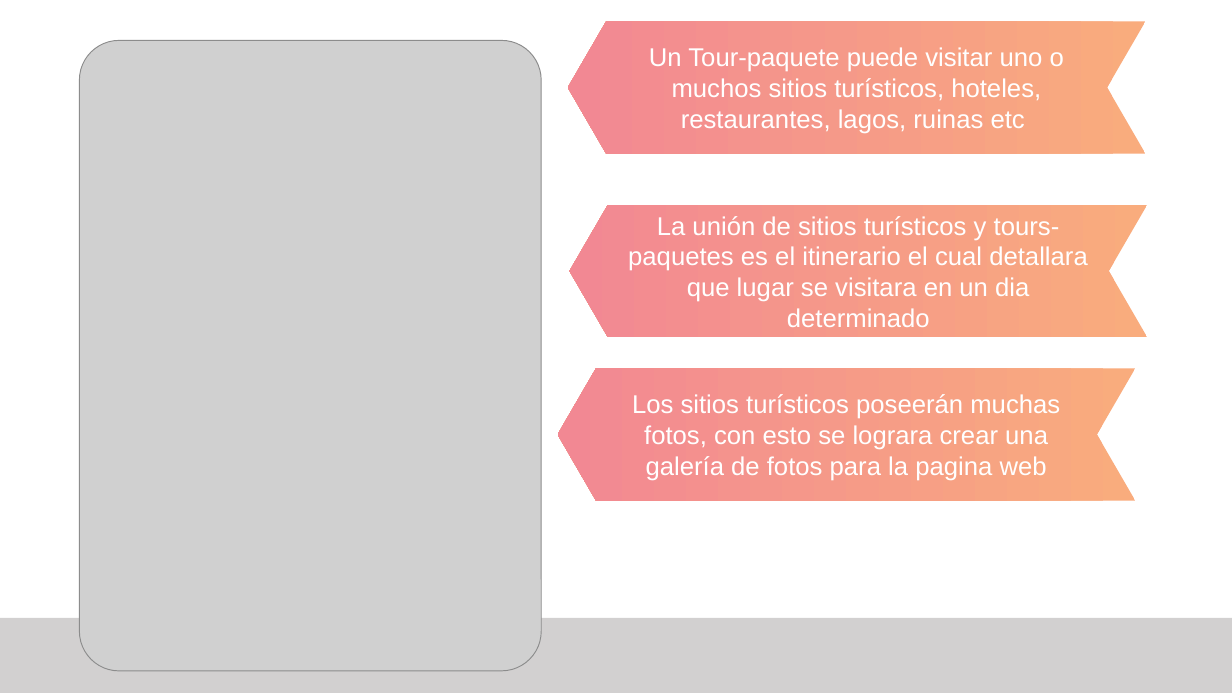
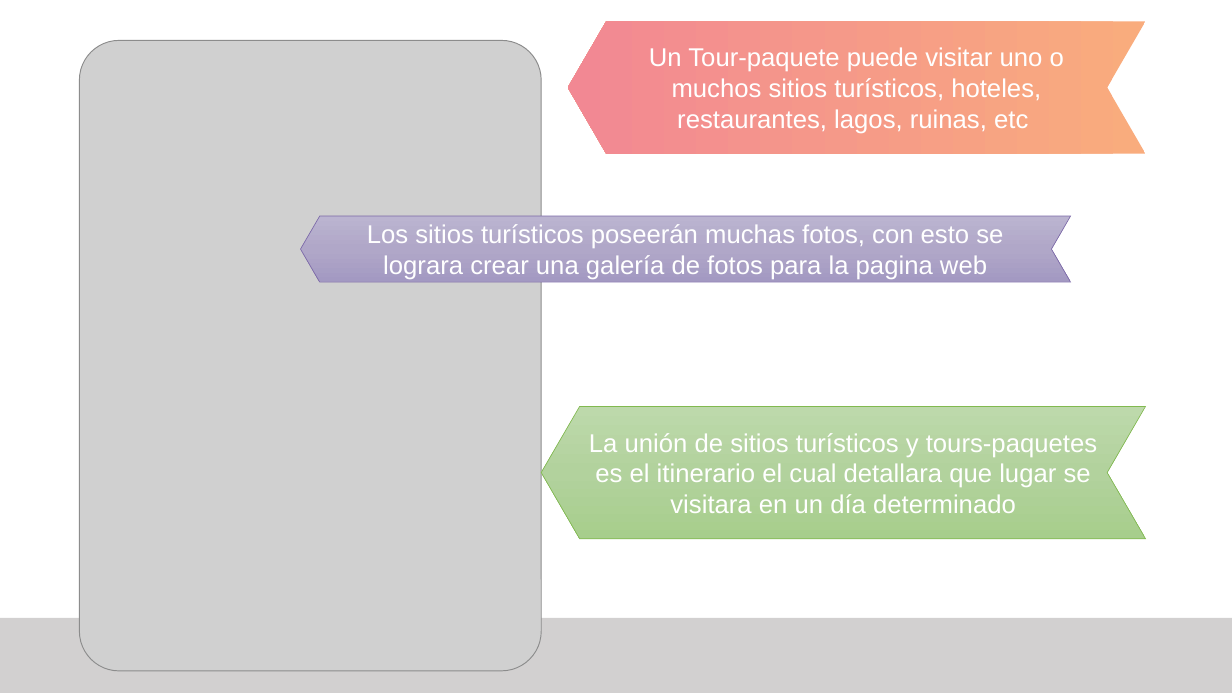
Before and after one commit to AbiPineda/SistemaAgencia, a slide deck: slide 10 of Documentacion/Base de Datos - Agencia de Viajes.pptx. Drawn at 1232x693 pixels with LibreOffice and Linux fonts; fonts in the diff are those of the drawing; grey boxes stand for pictures. Boxes give left, top, right and bottom in pixels: in the first picture for what was removed or moved away, otherwise in the second. Text is boxed around its words. In the diff, an @@ line names an element or a change of style, - is before the commit and + after.

```diff
--- a/Documentacion/Base de Datos - Agencia de Viajes.pptx
+++ b/Documentacion/Base de Datos - Agencia de Viajes.pptx
@@ text in chevron at [649,47,1064,133]: text changed @@
-Un Tour-paquete puede visitar uno o muchos sitios turísticos, hoteles, restaurantes, lagos, ruinas etc
+Un Tour-paquete puede visitar uno o muchos sitios turísticos, hoteles, restaurantes, lagos, ruinas, etc
@@ chevron "Los sitios turísticos poseerán muchas ...": place and size @@
-chevron "Los sitios turísticos poseerán muchas ..." at [558,369,1136,501]
+chevron "Los sitios turísticos poseerán muchas ..." at [300,216,1070,283]
@@ chevron "Los sitios turísticos poseerán muchas ..." at [300,216,1070,283]: fill gradient #F9AC7D to #F28893 to gradient #BCB4D0 to #B0A8C8 to #A499C2; outline none to #7C69A8 0.5 pt @@
@@ chevron "La unión de sitios turísticos ...": place and size @@
-chevron "La unión de sitios turísticos ..." at [569,205,1147,337]
+chevron "La unión de sitios turísticos ..." at [542,407,1146,539]
@@ chevron "La unión de sitios turísticos ..." at [542,407,1146,539]: fill gradient #F9AC7D to #F28893 to gradient #BED9AB to #B3D29E to #A7CF8C; outline none to #81B94F 0.5 pt @@
@@ text in chevron at [589,433,1097,513]: text changed @@
-La unión de sitios turísticos y tours-paquetes es el itinerario el cual detallara que lugar se visitara en un dia determinado
+La unión de sitios turísticos y tours-paquetes es el itinerario el cual detallara que lugar se visitara en un día determinado
```
Also in this commit, not shown: 7 other slides changed, 2 slides added, 3 slides removed.
